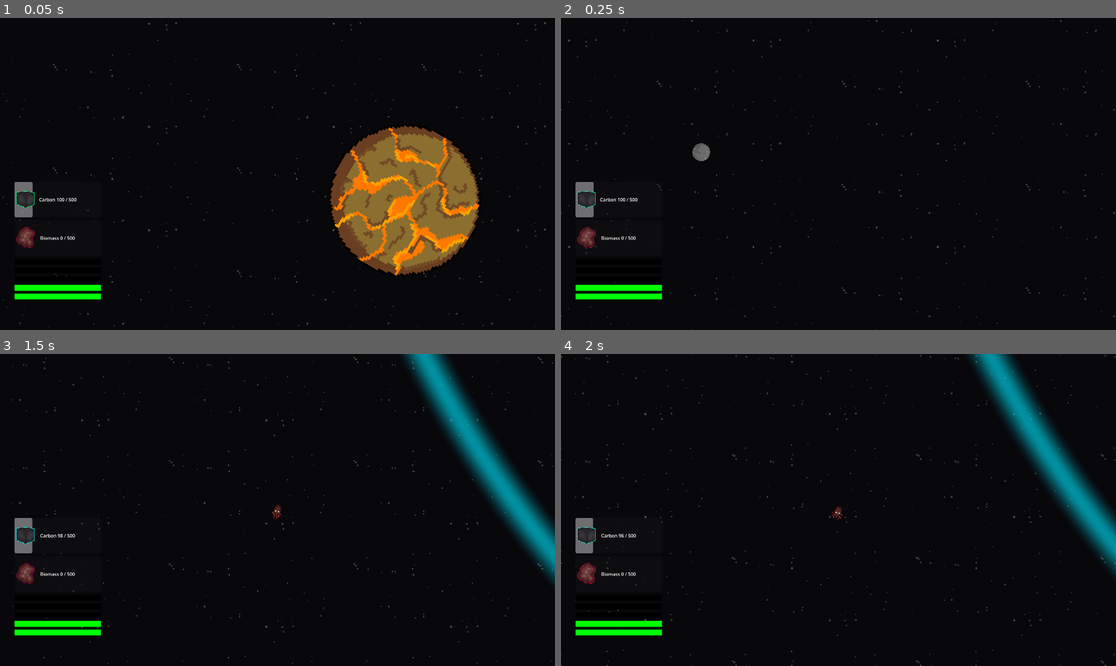
Above: before the commit, frames 1-4 (two rows, left to right).
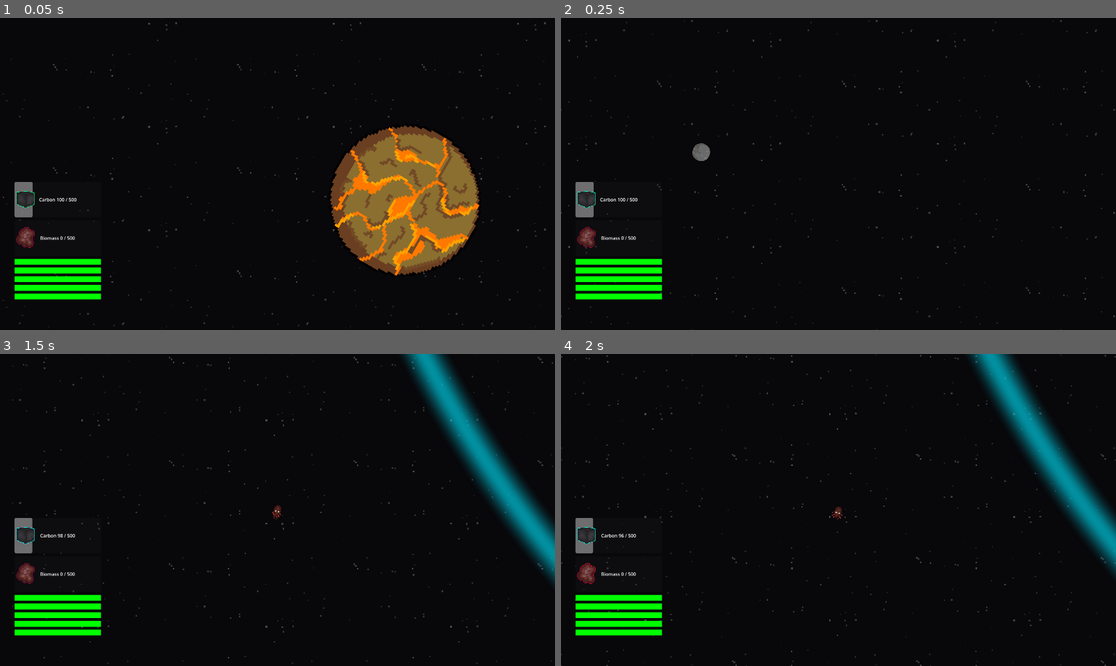
Above: after the commit, the same moments.

Repository: Erica-99/TinyWorld
Game: Godot game, scene res://scenes/star_map.tscn
Two runs of this game, one before a commit and one after it. Both use one fixed random seed, a clock stepped at 60 frames per second and the inputs below. The project has no main scene, so this scene is started directly.
Inputs (mouse positions are in pixels of both pictures, inside the frame that each line leads up to):
- Up to frame 1 (0.05 s): no input
- Up to frame 2 (0.25 s): no input
- Up to frame 3 (1.5 s): move the mouse to (399, 494) at 0.52 s; hold D (Right) 0.53-1.28 s; hold Shift (Fire Dampers) 0.53-1.28 s; tap Enter at 1.25 s; move the mouse to (166, 525) at 1.27 s; hold S (Reverse) from 1.28 s (still down); tap Space (Landing Mode) at 1.35 s
- Up to frame 4 (2 s): keep holding S (Reverse)

The runs differ from the first frame. In frame 1, 0.9% of the frame differs, in the area x 2-19%, y 77-85%; in frame 2, 0.9%; in frame 3, 0.9%; in frame 4, 0.9%.

Commit message:
Add end sequence

Diff:
--- a/scenes/laser_turret.tscn
+++ b/scenes/laser_turret.tscn
@@ -10,7 +10,6 @@
 
 [node name="LaserTurret" type="Node2D" unique_id=2132486732]
 script = ExtResource("1_vsw08")
-damage = 60
 
 [node name="AggroRange" type="Area2D" parent="." unique_id=1400523820]
 collision_layer = 0
--- a/scenes/ship.tscn
+++ b/scenes/ship.tscn
@@ -57,7 +57,8 @@
 
 [node name="Inventory" type="Node2D" parent="." unique_id=244974306]
 script = ExtResource("6_7j21i")
-mineral_stores = 223
+mineral_stores = 500
+nanotech_stores = 1
 
 [node name="CarbonTicker" type="Timer" parent="Inventory" unique_id=496759966]
 autostart = true
--- a/scenes/star_map.tscn
+++ b/scenes/star_map.tscn
@@ -4,10 +4,12 @@
 [ext_resource type="PackedScene" uid="uid://bu2kr8cklk7p1" path="res://scenes/planetBox.tscn" id="2_88ecf"]
 [ext_resource type="PackedScene" uid="uid://b6iv033nau3ee" path="res://scenes/ship.tscn" id="2_ewo0i"]
 [ext_resource type="PackedScene" uid="uid://byiovtsqqsneb" path="res://scenes/player_camera.tscn" id="3_ewo0i"]
+[ext_resource type="Script" uid="uid://bieqhq63mido0" path="res://scripts/inner_shield.gd" id="3_i5tmf"]
 [ext_resource type="Shader" uid="uid://c755w8bcv1pxx" path="res://Materials/ring.gdshader" id="4_hdvgx"]
 [ext_resource type="Script" uid="uid://ccxuytxwyl5y6" path="res://scripts/shield_surge_detector.gd" id="5_a7q7s"]
 [ext_resource type="PackedScene" uid="uid://ulkc1ds2gxej" path="res://scenes/landing_popup.tscn" id="5_fevf7"]
 [ext_resource type="PackedScene" uid="uid://k6xkv36cbe6s" path="res://scenes/planet_resource_indicator.tscn" id="6_568mj"]
+[ext_resource type="Script" uid="uid://8lwqip8mub4b" path="res://scripts/planet_line.gd" id="7_pev5q"]
 [ext_resource type="Script" uid="uid://dh5auoos0fbro" path="res://scripts/planet_scanner_effect.gd" id="7_vyd5l"]
 [ext_resource type="Script" uid="uid://dy33yhdij0yvp" path="res://scripts/resources.gd" id="8_b4dln"]
 [ext_resource type="StyleBox" uid="uid://b0matx7ugvdlk" path="res://Materials/SurgeReady.tres" id="9_b4dln"]
@@ -59,6 +61,32 @@
 
 [sub_resource type="CircleShape2D" id="CircleShape2D_a7q7s"]
 
+[sub_resource type="ShaderMaterial" id="ShaderMaterial_a7q7s"]
+shader = ExtResource("4_hdvgx")
+shader_parameter/ring_width = 0.030000001425
+shader_parameter/radius = 0.3250000154375
+shader_parameter/color = Color(0.1216637, 0.43832996, 1, 1)
+
+[sub_resource type="ShaderMaterial" id="ShaderMaterial_pev5q"]
+shader = ExtResource("4_hdvgx")
+shader_parameter/ring_width = 1.0
+shader_parameter/radius = 0.450000021375
+shader_parameter/color = Color(0, 0, 0, 0.3882353)
+
+[sub_resource type="ShaderMaterial" id="ShaderMaterial_gv6ig"]
+shader = ExtResource("4_hdvgx")
+shader_parameter/ring_width = 1.0
+shader_parameter/radius = 0.450000021375
+shader_parameter/color = Color(0, 0, 0, 0.76862746)
+
+[sub_resource type="ShaderMaterial" id="ShaderMaterial_4toe0"]
+shader = ExtResource("4_hdvgx")
+shader_parameter/ring_width = 1.0
+shader_parameter/radius = 0.450000021375
+shader_parameter/color = Color(0, 0, 0, 1)
+
+[sub_resource type="CircleShape2D" id="CircleShape2D_hmkl1"]
+
 [sub_resource type="ShaderMaterial" id="ShaderMaterial_i5tmf"]
 shader = ExtResource("4_hdvgx")
 shader_parameter/ring_width = 0.0050000002375
@@ -260,18 +288,209 @@
 scale = Vector2(400, 400)
 shape = SubResource("CircleShape2D_fevf7")
 
+[node name="InnerShield" type="StaticBody2D" parent="Bounds/Federation/Boss Area" unique_id=800434948 node_paths=PackedStringArray("required_planets")]
+scale = Vector2(400, 400)
+collision_layer = 128
+script = ExtResource("3_i5tmf")
+required_planets = [NodePath("../../Federation Planet 1"), NodePath("../../Federation Planet 2"), NodePath("../../Federation Planet 3")]
+
+[node name="ShieldCollider" type="CollisionShape2D" parent="Bounds/Federation/Boss Area/InnerShield" unique_id=1049645740]
+shape = SubResource("CircleShape2D_a7q7s")
+
+[node name="Ring" type="ColorRect" parent="Bounds/Federation/Boss Area/InnerShield" unique_id=1604782758]
+modulate = Color(0, 0.45665842, 0.45667517, 1)
+material = SubResource("ShaderMaterial_a7q7s")
+anchors_preset = 8
+anchor_left = 0.5
+anchor_top = 0.5
+anchor_right = 0.5
+anchor_bottom = 0.5
+offset_left = -15.0075
+offset_top = -14.997501
+offset_right = 14.9925
+offset_bottom = 15.002499
+grow_horizontal = 2
+grow_vertical = 2
+pivot_offset_ratio = Vector2(0.5, 0.5)
+metadata/_edit_use_anchors_ = true
+
+[node name="Goal" type="Node2D" parent="Bounds/Federation/Boss Area" unique_id=1963877041]
+
+[node name="Void" type="Node2D" parent="Bounds/Federation/Boss Area/Goal" unique_id=966988597]
+scale = Vector2(10, 10)
+
+[node name="Ring" type="ColorRect" parent="Bounds/Federation/Boss Area/Goal/Void" unique_id=745475069]
+modulate = Color(0, 0.45665842, 0.45667517, 1)
+material = SubResource("ShaderMaterial_pev5q")
+anchors_preset = 8
+anchor_left = 0.5
+anchor_top = 0.5
+anchor_right = 0.5
+anchor_bottom = 0.5
+offset_left = -100.299995
+offset_top = -99.799995
+offset_right = 99.700005
+offset_bottom = 100.200005
+grow_horizontal = 2
+grow_vertical = 2
+pivot_offset_ratio = Vector2(0.5, 0.5)
+metadata/_edit_use_anchors_ = true
+
+[node name="Ring2" type="ColorRect" parent="Bounds/Federation/Boss Area/Goal/Void" unique_id=1875768693]
+modulate = Color(0, 0.45665842, 0.45667517, 1)
+material = SubResource("ShaderMaterial_pev5q")
+anchors_preset = 8
+anchor_left = 0.5
+anchor_top = 0.5
+anchor_right = 0.5
+anchor_bottom = 0.5
+offset_left = -95.0001
+offset_top = -95.1
+offset_right = 94.9999
+offset_bottom = 94.9
+grow_horizontal = 2
+grow_vertical = 2
+pivot_offset_ratio = Vector2(0.5, 0.5)
+metadata/_edit_use_anchors_ = true
+
+[node name="Ring3" type="ColorRect" parent="Bounds/Federation/Boss Area/Goal/Void" unique_id=937928407]
+modulate = Color(0, 0.45665842, 0.45667517, 1)
+material = SubResource("ShaderMaterial_pev5q")
+anchors_preset = 8
+anchor_left = 0.5
+anchor_top = 0.5
+anchor_right = 0.5
+anchor_bottom = 0.5
+offset_left = -90.1
+offset_top = -90.0
+offset_right = 89.9
+offset_bottom = 90.0
+grow_horizontal = 2
+grow_vertical = 2
+pivot_offset_ratio = Vector2(0.5, 0.5)
+metadata/_edit_use_anchors_ = true
+
+[node name="Ring4" type="ColorRect" parent="Bounds/Federation/Boss Area/Goal/Void" unique_id=1954150546]
+modulate = Color(0, 0.45665842, 0.45667517, 1)
+material = SubResource("ShaderMaterial_pev5q")
+anchors_preset = 8
+anchor_left = 0.5
+anchor_top = 0.5
+anchor_right = 0.5
+anchor_bottom = 0.5
+offset_left = -85.2
+offset_top = -84.899994
+offset_right = 84.8
+offset_bottom = 85.100006
+grow_horizontal = 2
+grow_vertical = 2
+pivot_offset_ratio = Vector2(0.5, 0.5)
+metadata/_edit_use_anchors_ = true
+
+[node name="Ring5" type="ColorRect" parent="Bounds/Federation/Boss Area/Goal/Void" unique_id=1101684617]
+modulate = Color(0, 0.45665842, 0.45667517, 1)
+material = SubResource("ShaderMaterial_pev5q")
+anchors_preset = 8
+anchor_left = 0.5
+anchor_top = 0.5
+anchor_right = 0.5
+anchor_bottom = 0.5
+offset_left = -80.0
+offset_top = -80.1
+offset_right = 80.0
+offset_bottom = 79.9
+grow_horizontal = 2
+grow_vertical = 2
+pivot_offset_ratio = Vector2(0.5, 0.5)
+metadata/_edit_use_anchors_ = true
+
+[node name="Ring6" type="ColorRect" parent="Bounds/Federation/Boss Area/Goal/Void" unique_id=909127238]
+modulate = Color(0, 0.45665842, 0.45667517, 1)
+material = SubResource("ShaderMaterial_pev5q")
+anchors_preset = 8
+anchor_left = 0.5
+anchor_top = 0.5
+anchor_right = 0.5
+anchor_bottom = 0.5
+offset_left = -74.899994
+offset_top = -75.0
+offset_right = 75.100006
+offset_bottom = 75.0
+grow_horizontal = 2
+grow_vertical = 2
+pivot_offset_ratio = Vector2(0.5, 0.5)
+metadata/_edit_use_anchors_ = true
+
+[node name="Ring7" type="ColorRect" parent="Bounds/Federation/Boss Area/Goal/Void" unique_id=1325798721]
+modulate = Color(0, 0.45665842, 0.45667517, 1)
+material = SubResource("ShaderMaterial_pev5q")
+anchors_preset = 8
+anchor_left = 0.5
+anchor_top = 0.5
+anchor_right = 0.5
+anchor_bottom = 0.5
+offset_left = -65.2
+offset_top = -65.0
+offset_right = 64.8
+offset_bottom = 65.0
+grow_horizontal = 2
+grow_vertical = 2
+pivot_offset_ratio = Vector2(0.5, 0.5)
+metadata/_edit_use_anchors_ = true
+
+[node name="Ring8" type="ColorRect" parent="Bounds/Federation/Boss Area/Goal/Void" unique_id=2041816466]
+modulate = Color(0, 0.45665842, 0.45667517, 1)
+material = SubResource("ShaderMaterial_gv6ig")
+anchors_preset = 8
+anchor_left = 0.5
+anchor_top = 0.5
+anchor_right = 0.5
+anchor_bottom = 0.5
+offset_left = -60.1
+offset_top = -60.199997
+offset_right = 59.9
+offset_bottom = 59.800003
+grow_horizontal = 2
+grow_vertical = 2
+pivot_offset_ratio = Vector2(0.5, 0.5)
+metadata/_edit_use_anchors_ = true
+
+[node name="Ring9" type="ColorRect" parent="Bounds/Federation/Boss Area/Goal/Void" unique_id=83766742]
+modulate = Color(0, 0.45665842, 0.45667517, 1)
+material = SubResource("ShaderMaterial_4toe0")
+anchors_preset = 8
+anchor_left = 0.5
+anchor_top = 0.5
+anchor_right = 0.5
+anchor_bottom = 0.5
+offset_left = -50.1
+offset_top = -49.899998
+offset_right = 49.9
+offset_bottom = 50.100002
+grow_horizontal = 2
+grow_vertical = 2
+pivot_offset_ratio = Vector2(0.5, 0.5)
+metadata/_edit_use_anchors_ = true
+
+[node name="Wincheck" type="Area2D" parent="Bounds/Federation/Boss Area/Goal" unique_id=671503282]
+scale = Vector2(30, 30)
+collision_layer = 0
+
+[node name="CollisionShape2D" type="CollisionShape2D" parent="Bounds/Federation/Boss Area/Goal/Wincheck" unique_id=73337852]
+shape = SubResource("CircleShape2D_hmkl1")
+
 [node name="Federation Planet 1" parent="Bounds/Federation" unique_id=1921216346 instance=ExtResource("2_88ecf")]
 position = Vector2(-5441, -4672)
 scale = Vector2(450, 450)
 biome = 3
 size = 450.0
 gravity_strength = 45000.0
-biomass = 1000
-carbon = 1000
-minerals = 1000
+biomass = 400
+carbon = 400
+minerals = 400
 nanotech = 1
-total_resource_quantity = 3001
-remaining_resource_quantity = 3001
+total_resource_quantity = 1201
+remaining_resource_quantity = 1201
 
 [node name="Federation Planet 2" parent="Bounds/Federation" unique_id=1191879661 instance=ExtResource("2_88ecf")]
 position = Vector2(-3411, 4084)
@@ -279,12 +498,12 @@
 biome = 3
 size = 450.0
 gravity_strength = 45000.0
-biomass = 1000
-carbon = 1000
-minerals = 1000
+biomass = 400
+carbon = 400
+minerals = 400
 nanotech = 1
-total_resource_quantity = 3001
-remaining_resource_quantity = 3001
+total_resource_quantity = 1201
+remaining_resource_quantity = 1201
 
 [node name="Federation Planet 3" parent="Bounds/Federation" unique_id=841358744 instance=ExtResource("2_88ecf")]
 position = Vector2(5335, 4462)
@@ -292,12 +511,12 @@
 biome = 3
 size = 450.0
 gravity_strength = 45000.0
-biomass = 1000
-carbon = 1000
-minerals = 1000
+biomass = 400
+carbon = 400
+minerals = 400
 nanotech = 1
-total_resource_quantity = 3001
-remaining_resource_quantity = 3001
+total_resource_quantity = 1201
+remaining_resource_quantity = 1201
 
 [node name="OuterShield" type="StaticBody2D" parent="Bounds/Federation" unique_id=1722992071]
 scale = Vector2(1200, 1200)
@@ -321,6 +540,7 @@
 grow_horizontal = 2
 grow_vertical = 2
 pivot_offset_ratio = Vector2(0.5, 0.5)
+metadata/_edit_use_anchors_ = true
 
 [node name="ShieldSurgeDetector" type="Area2D" parent="Bounds/Federation" unique_id=1859617425 node_paths=PackedStringArray("physical_shield")]
 scale = Vector2(1205, 1205)
@@ -331,6 +551,66 @@
 
 [node name="ShieldCollider" type="CollisionShape2D" parent="Bounds/Federation/ShieldSurgeDetector" unique_id=674873355]
 shape = SubResource("CircleShape2D_a7q7s")
+
+[node name="PlanetLine" type="Line2D" parent="Bounds/Federation" unique_id=1112184266 node_paths=PackedStringArray("connection_1", "connection_2")]
+z_index = -1
+points = PackedVector2Array(-5462, -4670, -3414, 4084)
+width = 250.0
+default_color = Color(0.22232133, 0.49929732, 1, 1)
+begin_cap_mode = 2
+end_cap_mode = 2
+script = ExtResource("7_pev5q")
+connection_1 = NodePath("../Federation Planet 1")
+connection_2 = NodePath("../Federation Planet 2")
+disable_colour = Color(0.28118682, 0.28118688, 0.28118682, 1)
+
+[node name="PlanetLine2" type="Line2D" parent="Bounds/Federation" unique_id=609985469 node_paths=PackedStringArray("connection_1", "connection_2")]
+z_index = -1
+points = PackedVector2Array(-3414, 4082, 5342, 4479)
+width = 250.0
+default_color = Color(0.22352941, 0.49803922, 1, 1)
+begin_cap_mode = 2
+end_cap_mode = 2
+script = ExtResource("7_pev5q")
+connection_1 = NodePath("../Federation Planet 2")
+connection_2 = NodePath("../Federation Planet 3")
+disable_colour = Color(0.28235295, 0.28235295, 0.28235295, 1)
+
+[node name="PlanetLine3" type="Line2D" parent="Bounds/Federation" unique_id=2046630865 node_paths=PackedStringArray("connection_1", "connection_2")]
+z_index = -1
+points = PackedVector2Array(5342, 4479, 4739, -5404)
+width = 250.0
+default_color = Color(0.22352941, 0.49803922, 1, 1)
+begin_cap_mode = 2
+end_cap_mode = 2
+script = ExtResource("7_pev5q")
+connection_1 = NodePath("../Federation Planet 3")
+connection_2 = NodePath("../Boss Area/Goal")
+disable_colour = Color(0.28235295, 0.28235295, 0.28235295, 1)
+
+[node name="PlanetLine4" type="Line2D" parent="Bounds/Federation" unique_id=1860085305 node_paths=PackedStringArray("connection_1", "connection_2")]
+z_index = -1
+points = PackedVector2Array(-5462, -4670, 4723, -5412)
+width = 250.0
+default_color = Color(0.22352941, 0.49803922, 1, 1)
+begin_cap_mode = 2
+end_cap_mode = 2
+script = ExtResource("7_pev5q")
+connection_1 = NodePath("../Federation Planet 1")
+connection_2 = NodePath("../Boss Area/Goal")
+disable_colour = Color(0.28235295, 0.28235295, 0.28235295, 1)
+
+[node name="PlanetLine5" type="Line2D" parent="Bounds/Federation" unique_id=1197535816 node_paths=PackedStringArray("connection_1", "connection_2")]
+z_index = -1
+points = PackedVector2Array(-3424, 4095, 4743, -5415)
+width = 250.0
+default_color = Color(0.22232133, 0.49929732, 1, 1)
+begin_cap_mode = 2
+end_cap_mode = 2
+script = ExtResource("7_pev5q")
+connection_1 = NodePath("../Federation Planet 2")
+connection_2 = NodePath("../Boss Area/Goal")
+disable_colour = Color(0.28235295, 0.28235295, 0.28235295, 1)
 
 [node name="Planets" type="Node2D" parent="." unique_id=1292802495]
 
--- /dev/null
+++ b/scripts/inner_shield.gd
@@ -0,0 +1,12 @@
+extends StaticBody2D
+
+@export var required_planets: Array[Area2D]
+
+
+func _process(delta: float) -> void:
+	if required_planets.all(is_null):
+		queue_free()
+
+
+func is_null(object) -> bool:
+	return object == null
--- /dev/null
+++ b/scripts/planet_line.gd
@@ -0,0 +1,17 @@
+extends Line2D
+
+@export var connection_1: Node2D
+@export var connection_2: Node2D
+
+@export var disable_colour: Color
+
+
+# Called when the node enters the scene tree for the first time.
+func _ready() -> void:
+	pass # Replace with function body.
+
+
+# Called every frame. 'delta' is the elapsed time since the previous frame.
+func _process(delta: float) -> void:
+	if connection_1 == null or connection_2 == null:
+		default_color = disable_colour
Not shown, added: scripts/inner_shield.gd.uid
Not shown, added: scripts/planet_line.gd.uid
